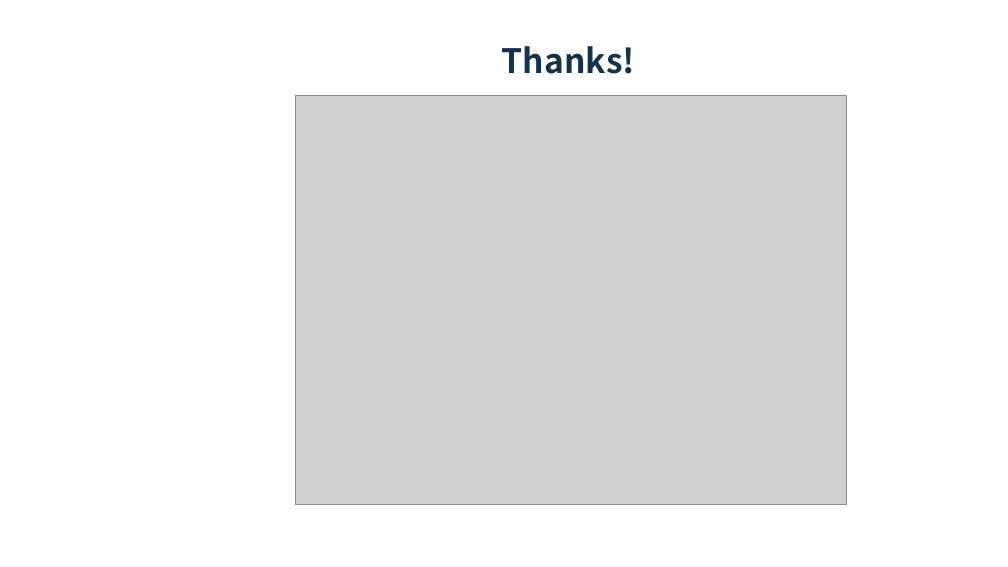
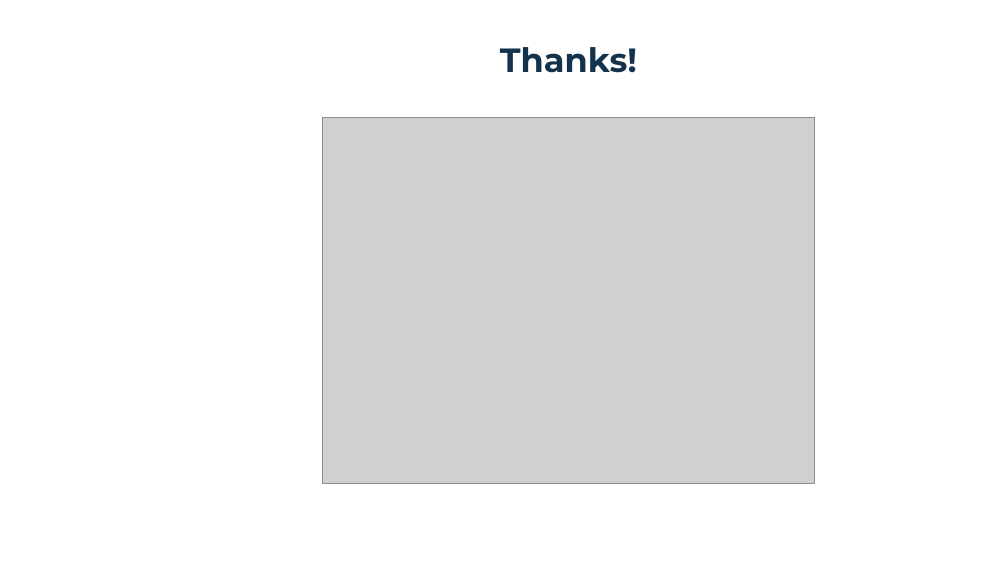
Before and after one commit to pitt1321-2161/Particle_Accelerator_Simulation, a slide deck: slide 26 of Particle Accelerator Simulation.pptx (slide 10 before the commit). Drawn at 1008x567 pixels with LibreOffice and Linux fonts; fonts in the diff are those of the drawing; grey boxes stand for pictures; background and template pictures are left out. Boxes give left, top, right and bottom in pixels: in the first picture for what was removed or moved away, otherwise in the second. Text is boxed around its words. In the diff, an @@ line names an element or a change of style, - is before the commit and + after.

```diff
--- a/Particle Accelerator Simulation.pptx
+++ b/Particle Accelerator Simulation.pptx
@@ title "Thanks!" at bbox=[500, 47, 637, 73]: font Noto Sans CJK SC to Montserrat @@
@@ picture: place and size @@
-picture at bbox=[296, 95, 846, 504]
+picture at bbox=[323, 117, 815, 483]
```
Also in this commit, not shown: 9 other slides changed, 17 slides added, 7 other files.
